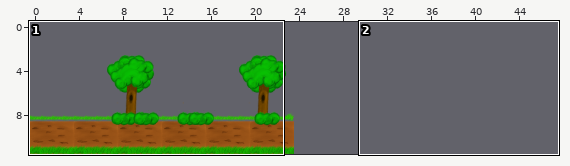
Tiled map, stored at res/Normal/stage1.tmx. The first picture is a wide view before the edit; the outline marks the close-up.
Close-up. The starting point:
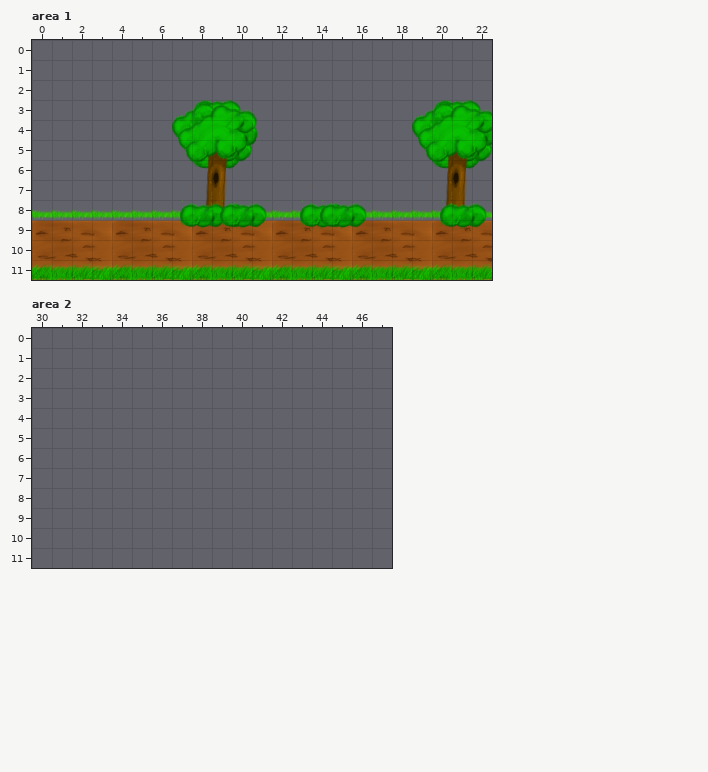
Cells are 64x64 px. Shown: area 1 x 0..22, y 0..11; area 2 x 30..47, y 0..11. The commit also changed other parts of the map, which this record leaves out. The old version is drawn lined up with the new one.
New version:
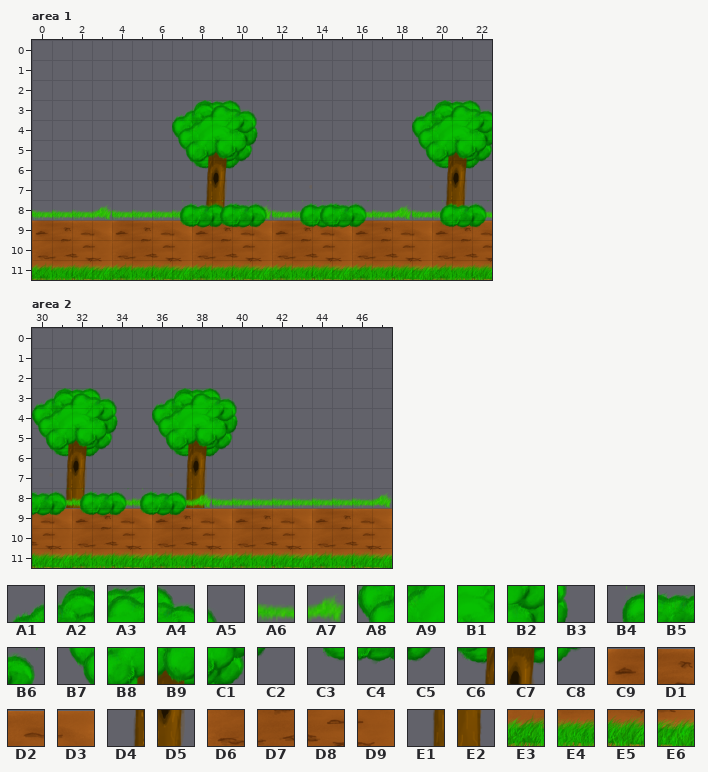
Key: from "tileds": A1 0, A2 1, A3 2, A4 3, A5 4, A6 6, A7 7, A8 8, A9 9, B1 10, B2 11, B3 12, B4 13, B5 14, B6 15, B7 16, B8 17, B9 18, C1 19, C2 20, C3 21, C4 22, C5 23, C6 25, C7 26, C8 27, C9 28, D1 29, D2 30, D3 31, D4 33, D5 34, D6 36, D7 37, D8 38, D9 39, E1 41, E2 42, E3 44, E4 45, E5 46, E6 47.
__ is an empty cell.
See-through tiles are keyed as they look on the map.
What changed:
{"change": "map size 24x12 -> 48x12 cells"}
{"where": "layer \"grass\", area 1"}
{"y":8,"x":3,"old":"A6","new":"A7"}
{"y":8,"x":11,"old":"A6","new":"A7"}
{"y":8,"x":18,"old":"A6","new":"A7"}
{"where": "layer \"main\", area 2"}
{"y":3,"x":30,"old":"__ __ __ __ __","new":"A1 A2 A3 A4 A5"}
{"y":3,"x":36,"old":"__ __ __ __ __","new":"A1 A2 A3 A4 A5"}
{"y":4,"x":30,"old":"__ __ __ __ __","new":"A8 A9 B1 B2 B3"}
{"y":4,"x":36,"old":"__ __ __ __ __","new":"A8 A9 B1 B2 B3"}
{"y":5,"x":30,"old":"__ __ __ __ __","new":"B7 B8 B9 C1 C2"}
{"y":5,"x":36,"old":"__ __ __ __ __","new":"B7 B8 B9 C1 C2"}
{"y":6,"x":31,"old":"__ __ __","new":"C6 C7 C8"}
{"y":6,"x":37,"old":"__ __ __","new":"C6 C7 C8"}
{"y":7,"x":31,"old":"__ __","new":"D4 D5"}
{"y":7,"x":37,"old":"__ __","new":"D4 D5"}
{"y":8,"x":31,"old":"__ __","new":"E1 E2"}
{"y":8,"x":37,"old":"__ __","new":"E1 E2"}
{"y":9,"x":30,"old":"__ __ __ __ __ __ __ __ __ __ __ __ __ __ __ __ __ __","new":"D2 D3 C9 D1 D2 D3 C9 D1 D2 D3 C9 D1 D2 D3 C9 D1 D2 D3"}
{"y":10,"x":30,"old":"__ __ __ __ __ __ __ __ __ __ __ __ __ __ __ __ __ __","new":"D8 D9 D6 D7 D8 D9 D6 D7 D8 D9 D6 D7 D8 D9 D6 D7 D8 D9"}
{"y":11,"x":30,"old":"__ __ __ __ __ __ __ __ __ __ __ __ __ __ __ __ __ __","new":"E5 E6 E3 E4 E5 E6 E3 E4 E5 E6 E3 E4 E5 E6 E3 E4 E5 E6"}
{"where": "layer \"grass\", area 2"}
{"y":8,"x":30,"old":"__ __ __ __ __ __ __ __ __ __ __ __ __ __ __ __ __ __","new":"A6 A6 A6 A6 A6 A6 A6 A6 A7 A6 A6 A6 A6 A6 A6 A6 A6 A7"}
{"where": "layer \"bush1\", area 2"}
{"y":8,"x":30,"old":"__ __ __ __ __ __ __ __","new":"B5 B6 B4 B5 B6 B4 B5 B6"}
{"y":9,"x":30,"old":"__ __ __ __ __ __ __ __","new":"C4 C5 C3 C4 C5 C3 C4 C5"}
